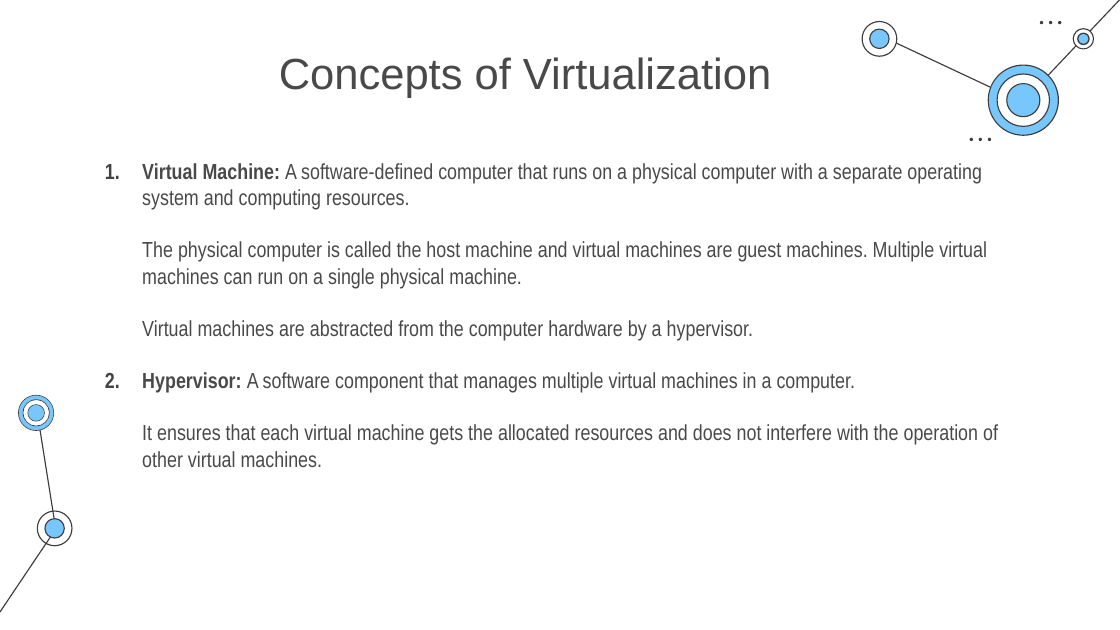
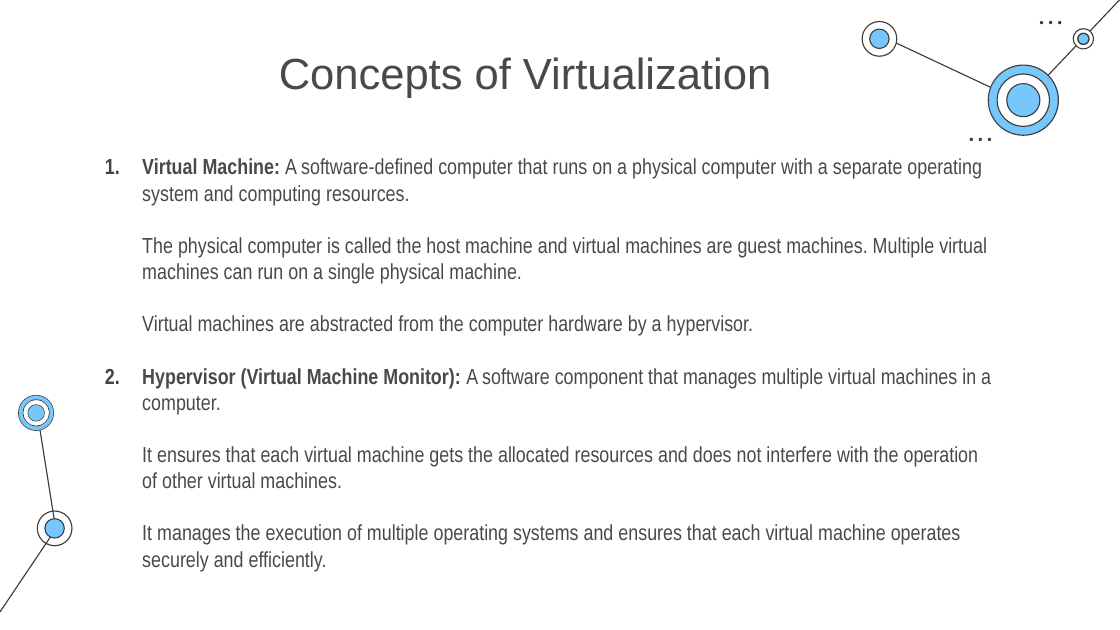
Before and after one commit to SaurabhYadav388/misc_works, a slide deck: slide 10 of Cloud_PPT/Shosau.pptx (slide 11 before the commit). Drawn at 1120x630 pixels with LibreOffice and Linux fonts; fonts in the diff are those of the drawing. Boxes give left, top, right and bottom in pixels: in the first picture for what was removed or moved away, otherwise in the second. Text is boxed around its words. In the diff, an @@ line names an element or a change of style, - is before the commit and + after.

```diff
--- a/Cloud_PPT/Shosau.pptx
+++ b/Cloud_PPT/Shosau.pptx
@@ text at bbox=[142, 368, 991, 572]: text changed @@
-2. Hypervisor: A software component that manages multiple virtual machines in a computer.
-   It ensures that each virtual machine gets the allocated resources and does not interfere with the operation of other virtual machines.
+2. Hypervisor (Virtual Machine Monitor): A software component that manages multiple virtual machines in a computer.
+   It ensures that each virtual machine gets the allocated resources and does not interfere with the operation of other virtual machines.
+   It manages the execution of multiple operating systems and ensures that each virtual machine operates securely and efficiently.
```
Also in this commit, not shown: 9 other slides changed, 3 slides added, 3 slides removed.
